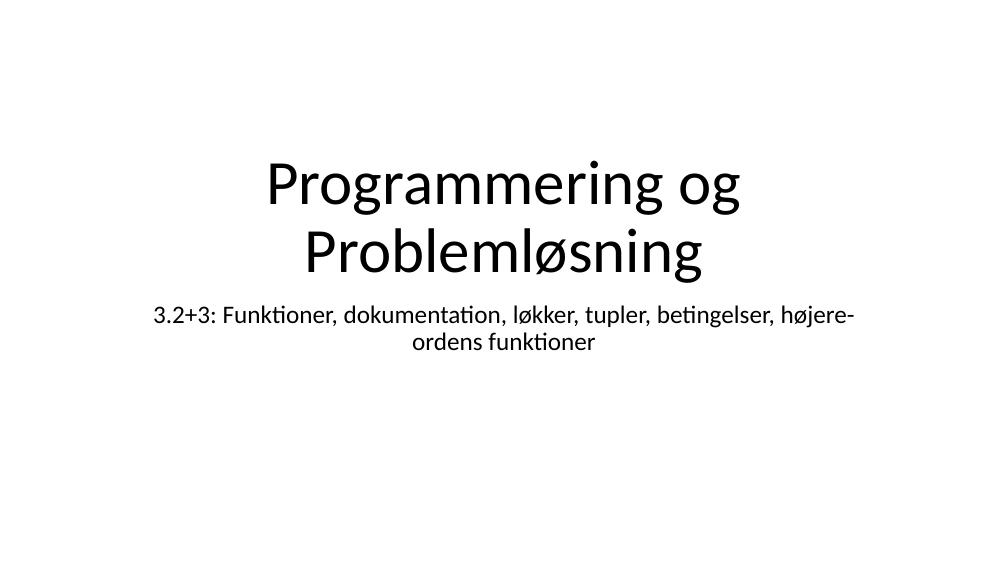
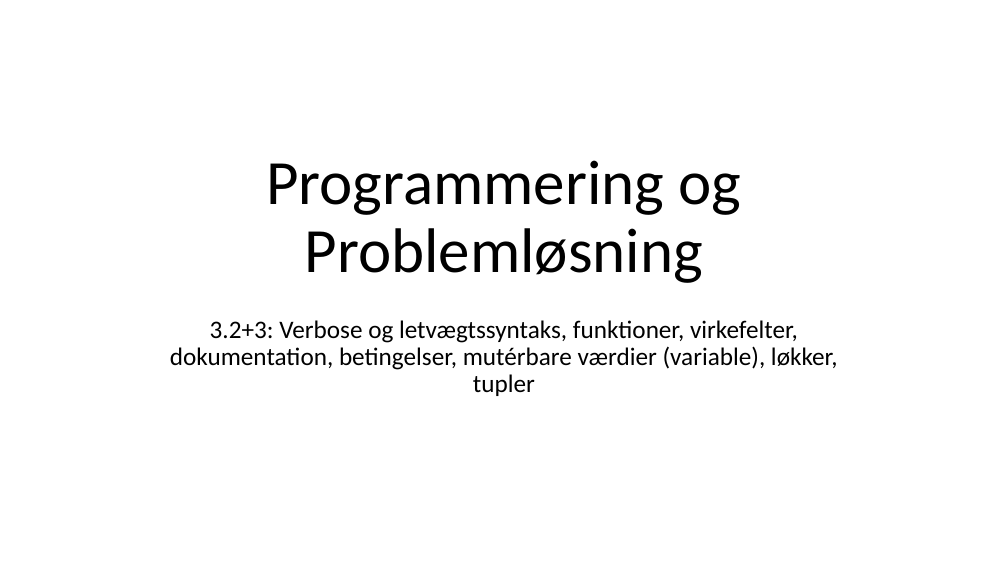
Before and after one commit to fisterloegsovs/pop22, a slide deck: slide 1 of lectures/3.2FunctionsNPrintf/lecture.pptx. Drawn at 1008x567 pixels with LibreOffice and Linux fonts; fonts in the diff are those of the drawing. Boxes give left, top, right and bottom in pixels: in the first picture for what was removed or moved away, otherwise in the second. Text is boxed around its words. In the diff, an @@ line names an element or a change of style, - is before the commit and + after.

```diff
--- a/lectures/3.2FunctionsNPrintf/lecture.pptx
+++ b/lectures/3.2FunctionsNPrintf/lecture.pptx
@@ subtitle at <box>170,320,838,396</box>: text changed @@
-3.2+3: Funktioner, dokumentation, løkker, tupler, betingelser, højere-ordens funktioner
+3.2+3: Verbose og letvægtssyntaks, funktioner, virkefelter, dokumentation, betingelser, mutérbare værdier (variable), løkker, tupler
```
Also in this commit, not shown: 6 other slides changed, 3 slides removed, 3 other files.
